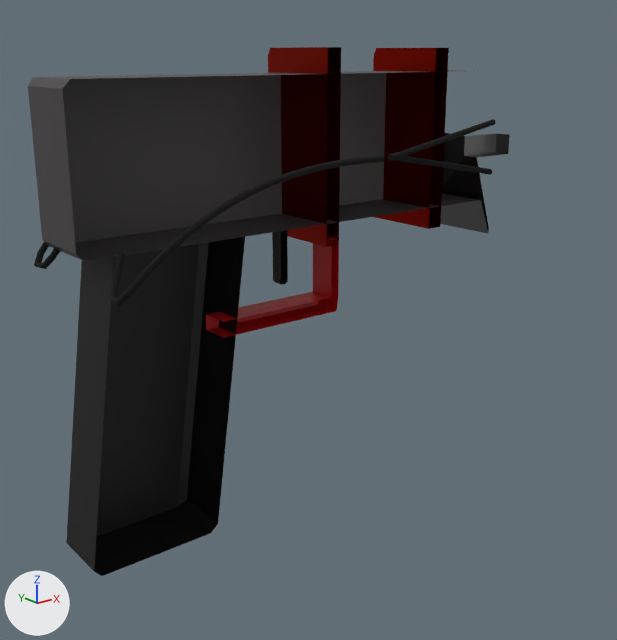
Two versions of the glTF model models/pew.glb, one commit apart.
One viewpoint serves both versions: a camera (50 mm lens) standing at (-4.1, -5.14, 1.9) and looking at (0.03, 0.02, -0.17). Arrows for +X, +Y and +Z are at lower left; the lights stay in place. Vertices at the same position are counted once.

The scene before the commit, as lines of its bpy script (objects in view):
```python
ob_cube = bpy.data.objects.new('Cube', me_cube_001)
ob_cube.location = (-0.324, 0.0, 1.172)
ob_cube.rotation_euler = (0.0, -3.142, 0.0)  # degrees (0, -180, 0)
ob_cube.scale = (-1.0, -0.597, -1.0)
ob_cube_001 = bpy.data.objects.new('Cube.001', me_cube_002)
ob_cube_001.location = (-0.898, 0.0, 0.725)
ob_cube_001.rotation_euler = (0.0, -3.142, 0.0)  # degrees (0, -180, 0)
ob_cube_001.scale = (-1.0, -0.597, -1.0)
ob_cube_002 = bpy.data.objects.new('Cube.002', me_cube_003)
ob_cube_002.location = (-0.898, 0.0, 0.725)
ob_cube_002.rotation_euler = (0.0, -3.142, 0.0)  # degrees (0, -180, 0)
ob_cube_002.scale = (-1.0, -0.597, -1.0)
ob_cube_003 = bpy.data.objects.new('Cube.003', me_cube_008)
ob_cube_003.location = (-0.898, 0.0, 0.725)
ob_cube_003.rotation_euler = (0.0, -3.142, 0.0)  # degrees (0, -180, 0)
ob_cube_003.scale = (-1.0, -0.597, -1.0)
ob_cube_004 = bpy.data.objects.new('Cube.004', me_cube_010)
ob_cube_004.location = (0.11, 0.0, 1.172)
ob_cube_004.rotation_euler = (0.0, -3.142, 0.0)  # degrees (0, -180, 0)
ob_cube_004.scale = (-1.0, -0.597, -1.0)
ob_cube_005 = bpy.data.objects.new('Cube.005', me_cube_006)
ob_cube_005.location = (-0.898, 0.0, 0.725)
ob_cube_005.rotation_euler = (0.0, -3.142, 0.0)  # degrees (0, -180, 0)
ob_cube_005.scale = (-1.0, -0.597, -1.0)
ob_cylinder_001 = bpy.data.objects.new('Cylinder.001', me_cylinder_002)
ob_cylinder_001.location = (0.163, 0.615, 1.073)
ob_cylinder_001.rotation_euler = (-1.571, 0.0, 1.571)  # degrees (-90, 0, 90)
ob_cylinder_001.scale = (-0.0228, -0.0228, -0.0565)
```
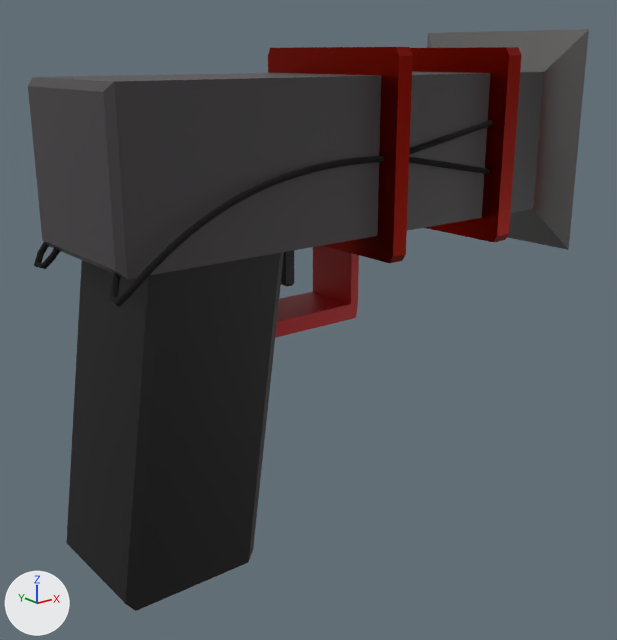
What differs and where, as boxes [x1, y1, x2, y2] in the pictures (617 x 640 px):
'Cube', reshaped (15% wider, 9% taller): before [28, 70, 478, 261]; after [28, 71, 544, 279]
'Cube.003', reshaped (22% wider): before [66, 237, 245, 576]; after [66, 252, 284, 611]
'Cube.005', reshaped (40% wider, 8% taller): before [268, 47, 449, 247]; after [268, 47, 522, 263]
'Cube.004', reshaped: before [441, 133, 510, 233]; after [427, 29, 589, 250]
'Cube.001', reshaped: before [206, 236, 339, 338]; after [275, 246, 359, 338]
'Cube.002', reshaped: before [272, 230, 288, 285]; after [281, 250, 294, 287]
part 1 of me_cube_001, added (black): after [63, 71, 544, 279]
part 2 of me_cube_002, added (red): after [275, 248, 359, 338]
part 3 of me_cube_003, added: after [281, 250, 294, 287]
part 4 of me_cube_006, added (red): after [429, 47, 522, 242]
part 5 of me_cube_006, added (red): after [326, 47, 413, 263]
part 6 of me_cube_008, added (black): after [94, 252, 284, 611]
part 7 of me_cube_010, added: after [427, 29, 589, 250]

The change in detail:
me_cube_001 is used by ob_cube; location (-0.324, 0.0, 1.172); rotation (0.0, -3.142, 0.0), in degrees (0, -180, 0); scale (-1.0, -0.597, -1.0).
me_cube_001 had 28 vertices, 40 faces and spanned x -1.57..2.37, y -0.98..0.0, z -0.57..0.57.
me_cube_001 now has 48 vertices, 80 faces and spans x -1.57..2.37, y -0.98..0.98, z -0.57..0.57.
me_cube_001 part 1: 20 vertices added at x -1.57..2.37, y 0.93..0.98, z -0.57..0.57.
me_cube_002 is used by ob_cube_001; location (-0.898, 0.0, 0.725); rotation (0.0, -3.142, 0.0), in degrees (0, -180, 0); scale (-1.0, -0.597, -1.0).
me_cube_002 had 14 vertices, 17 faces and spanned x 0.101..1.229, y -0.406..0.0, z -0.865..-0.263.
me_cube_002 now has 21 vertices, 34 faces and spans x 0.101..1.229, y -0.406..0.406, z -0.865..-0.263.
Part 2, on me_cube_002:
7 new vertices lie (0.0, 0.406, 0.0) away from vertices in x 0.101..1.229, y 0.0, z -0.865..-0.263.
17 new faces join them.
me_cube_003 is used by ob_cube_002; location (-0.898, 0.0, 0.725); rotation (0.0, -3.142, 0.0), in degrees (0, -180, 0); scale (-1.0, -0.597, -1.0).
me_cube_003 had 12 vertices, 16 faces and spanned x 0.628..0.707, y -0.143..0.0, z -0.545..-0.123.
me_cube_003 now has 18 vertices, 32 faces and spans x 0.628..0.707, y -0.143..0.143, z -0.545..-0.123.
Part 3, on me_cube_003:
6 vertices are added at (0.628, 0.143, -0.123), (0.707, 0.143, -0.123), (0.628, 0.143, -0.526), (0.707, 0.143, -0.526), (0.647, 0.124, -0.545), (0.688, 0.124, -0.545).
16 new faces join them.
me_cube_006 is used by ob_cube_005; location (-0.898, 0.0, 0.725); rotation (0.0, -3.142, 0.0), in degrees (0, -180, 0); scale (-1.0, -0.597, -1.0).
me_cube_006 had 24 vertices, 36 faces and spanned x 1.1..2.42, y -1.27..0.0, z -0.31..1.21.
me_cube_006 now has 40 vertices, 72 faces and spans x 1.1..2.42, y -1.27..1.27, z -0.31..1.21.
me_cube_006 part 4: 8 vertices added at x 2.27..2.42, y 1.21..1.27, z -0.31..1.21.
me_cube_006 part 5: 8 vertices added at x 1.1..1.23, y 1.21..1.27, z -0.31..1.21.
me_cube_008 is used by ob_cube_003; location (-0.898, 0.0, 0.725); rotation (0.0, -3.142, 0.0), in degrees (0, -180, 0); scale (-1.0, -0.597, -1.0).
me_cube_008 had 14 vertices, 16 faces and spanned x -1.06..0.32, y -0.87..0.0, z -2.46..-0.12.
me_cube_008 now has 22 vertices, 32 faces and spans x -1.06..0.32, y -0.87..0.87, z -2.46..-0.12.
Part 6, on me_cube_008:
8 vertices are added at x -1.06..0.32, y 0.81..0.87, z -2.46..-0.12.
16 new faces join them.
me_cube_010 is used by ob_cube_004; location (0.11, 0.0, 1.172); rotation (0.0, -3.142, 0.0), in degrees (0, -180, 0); scale (-1.0, -0.597, -1.0).
me_cube_010 had 18 vertices, 20 faces and spanned x 1.845..2.287, y -1.487..0.0, z -0.903..0.0.
me_cube_010 now has 49 vertices, 80 faces and spans x 1.845..2.287, y -1.487..1.487, z -0.903..0.903.
me_cube_010 part 7: 31 vertices added at x 1.845..2.287, y -1.487..1.487, z -0.903..0.903.
